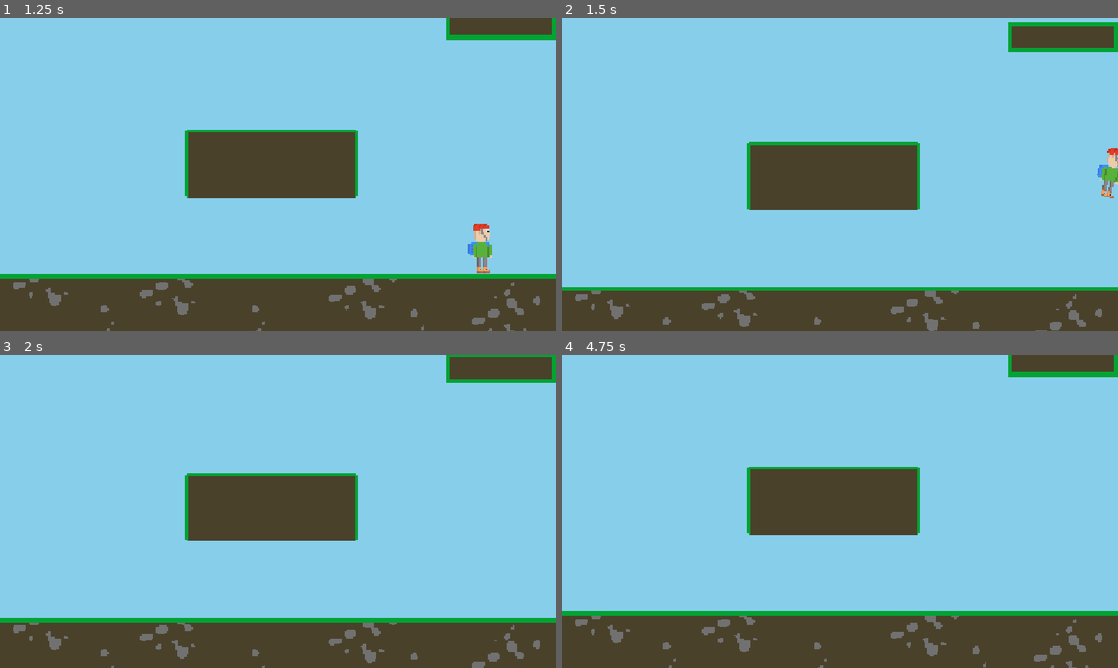
Above: before the commit, frames 1-4 (two rows, left to right).
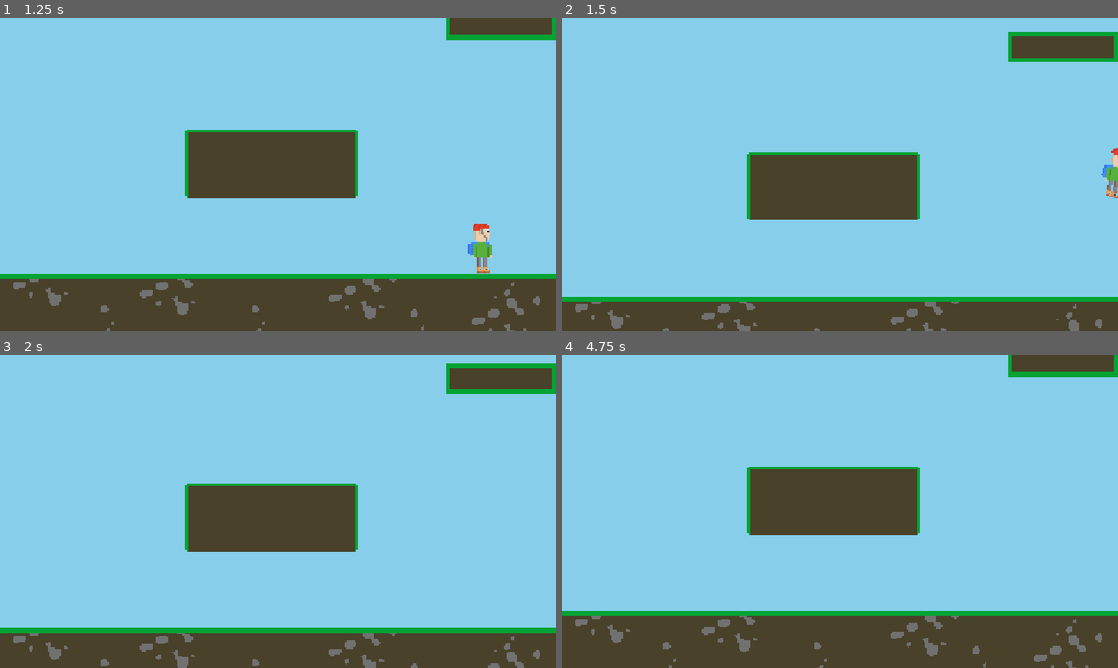
Above: after the commit, the same moments.

Repository: Privatech38/skok-na-triglav
Game: Godot game, scene res://src/map/beggining.tscn
Same seed, same stepped clock (60 frames per second), same inputs: the game is played once before the commit and once after it.
Inputs:
- Up to frame 1 (1.25 s): tap Enter at 0.5 s; hold D (move_right) from 0.53 s (still down); hold Space (jump) from 0.53 s (still down)
- Up to frame 2 (1.5 s): keep holding D (move_right); release Space (jump) at 1.28 s; tap Space (jump) at 1.35 s
- Up to frame 3 (2 s): keep holding D (move_right); tap Space (jump) at 1.52, 1.82 s
- Up to frame 4 (4.75 s): release D (move_right) at 2.03 s; hold A (move_left) 2.03-2.78 s; hold Space (jump) 2.03-2.78 s; hold D (move_right) 2.78-4.28 s; tap Space (jump) at 2.85, 3.02, 3.32, 4.35, 4.52 s; tap Enter at 3.5 s; hold Space (jump) 3.53-4.28 s; hold A (move_left) from 4.28 s (still down)

Frame 1 is identical in both runs. In frame 2, 10% of the frame differs, in the area x 0-100%, y 1-100%; in frame 3, 10%, in the area x 0-100%, y 0-100%; in frame 4, less than 0.1%.

Commit message:
Fix player not jumping in the direction they are facing if still

Diff:
--- a/src/map/beggining.tscn
+++ b/src/map/beggining.tscn
@@ -1,8 +1,7 @@
-[gd_scene load_steps=15 format=3 uid="uid://c11o78wyp8wmb"]
+[gd_scene load_steps=14 format=3 uid="uid://c11o78wyp8wmb"]
 
 [ext_resource type="Texture2D" uid="uid://bc1oa2u43xu2c" path="res://assets/Gozd.png" id="1_6v467"]
 [ext_resource type="Script" uid="uid://8wcqicexryuu" path="res://src/player.gd" id="2_r7bhw"]
-[ext_resource type="Texture2D" uid="uid://v7dln0b4mbps" path="res://assets/player.tres" id="3_k7j6w"]
 [ext_resource type="Texture2D" uid="uid://c4glruiwnkhm3" path="res://assets/Player.png" id="4_jbwhd"]
 
 [sub_resource type="RectangleShape2D" id="RectangleShape2D_04qo3"]
@@ -95,12 +94,6 @@
 [node name="Player" type="CharacterBody2D" parent="."]
 script = ExtResource("2_r7bhw")
 
-[node name="Sprite2D" type="Sprite2D" parent="Player"]
-visible = false
-texture_filter = 1
-texture_repeat = 1
-texture = ExtResource("3_k7j6w")
-
 [node name="CollisionShape2D" type="CollisionShape2D" parent="Player"]
 shape = SubResource("RectangleShape2D_04qo3")
 
--- a/src/player.gd
+++ b/src/player.gd
@@ -1,5 +1,4 @@
 extends CharacterBody2D
-
 
 const SPEED = 200.0
 const JUMP_VELOCITY_BASE = -200.0
@@ -18,10 +17,7 @@
 	if velocity.x != 0:
 		facing_right = velocity.x > 0
 
-	if facing_right:
-		sprite.flip_h = false
-	else:
-		sprite.flip_h = true
+	sprite.flip_h = !facing_right
 
 	if is_on_floor():
 		if velocity.x == 0:
@@ -34,16 +30,13 @@
 		else:
 			sprite.play("fall")
 
-	if Input.is_action_just_released("jump") and is_on_floor():
-		velocity.y = JUMP_VELOCITY_BASE + clamp(time_held, 0, 1000) / 1000.0 * JUMP_VELOCITY_ADD
-		velocity.x = SPEED if facing_right else -SPEED
-		return
-
 	if is_on_floor():
-		var direction := Input.get_axis("move_left", "move_right")
-		velocity.x = direction * SPEED
-
-
+		if Input.is_action_just_released("jump"):
+			velocity.y = JUMP_VELOCITY_BASE + clamp(time_held, 0, 1000) / 1000.0 * JUMP_VELOCITY_ADD
+			velocity.x = SPEED if facing_right else -SPEED
+		else:
+			var direction := Input.get_axis("move_left", "move_right")
+			velocity.x = direction * SPEED
 
 	move_and_slide()
 
@@ -52,4 +45,3 @@
 		time_held_start = Time.get_ticks_msec()
 	elif event.is_action_released("jump"):
 		time_held = Time.get_ticks_msec() - time_held_start
-		print("Jump held for %s ms" % time_held)
